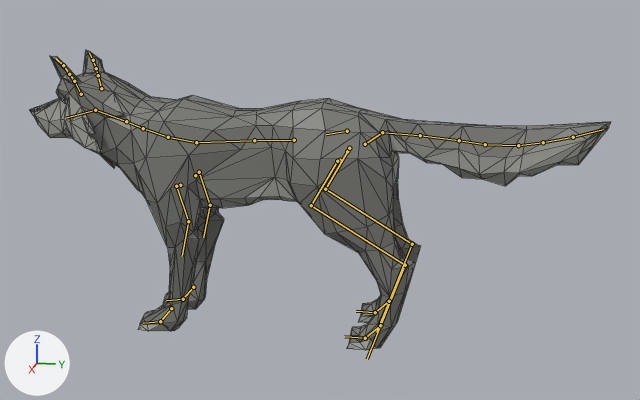
Two versions of the glTF model beastforge/assets/models/wolf.glb, one commit apart.
One viewpoint serves both versions: a 50 mm camera at (8.13, 2.0, 3.34) aimed at (-0.02, 0.37, 1.3). The lights are fixed; the arrows at lower left show +X, +Y and +Z. The older version comes first. The bones that change, and the others that lie on the model, are drawn over the model as lines. Mesh edges are drawn as thin lines.

In view in the first picture: 'Wolf'.
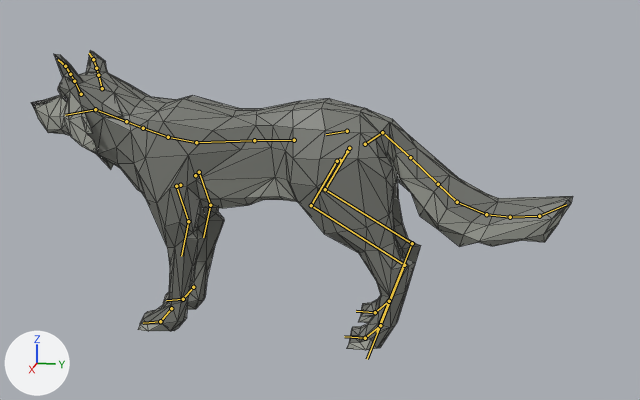
The newer file adds an action. The first version stands in its rest pose; the second is drawn at frame 24 of the action 'idle'.

Changed parts and their boxes [x1, y1, x2, y2] in the pictures (640 x 400 px):
'Wolf', posed (7% narrower): before [30, 50, 611, 350]; after [31, 50, 573, 350]
bone 'Head', root to tip: before (95, 110) to (65, 118); after (95, 109) to (65, 115)
bone 'Tail2', root to tip: before (382, 132) to (420, 135); after (382, 132) to (410, 157)
bone 'Tail4', root to tip: before (459, 140) to (485, 144); after (438, 184) to (457, 202)
bone 'Tail5', root to tip: before (485, 144) to (518, 145); after (457, 202) to (486, 214)
bone 'Tail6', root to tip: before (518, 145) to (543, 142); after (486, 214) to (510, 217)
bone 'Tail7', root to tip: before (543, 142) to (573, 137); after (510, 217) to (539, 216)
bone 'Tail8', root to tip: before (573, 137) to (603, 129); after (539, 216) to (566, 204)

The edits, one by one:
Bone 'Head' (bone_head) turns from (0, 0, 0) to (5, 4, -1) degrees about its own x, y and z.
Bone 'Tail2' (bone_tail2) turns from (0, 0, 0) to (-38, 0, 0) degrees about its own x, y and z.
Bone 'Tail4' (bone_tail4) turns from (0, 0, 0) to (3, 0, 0) degrees about its own x, y and z.
Bone 'Tail5' (bone_tail5) turns from (0, 0, 0) to (12, 0, 0) degrees about its own x, y and z.
Bone 'Tail6' (bone_tail6) turns from (0, 0, 0) to (11, 0, 0) degrees about its own x, y and z.
Bone 'Tail7' (bone_tail7) turns from (0, 0, 0) to (3, 0, 0) degrees about its own x, y and z.
Bone 'Tail8' (bone_tail8) turns from (0, 0, 0) to (18, 0, 0) degrees about its own x, y and z.
